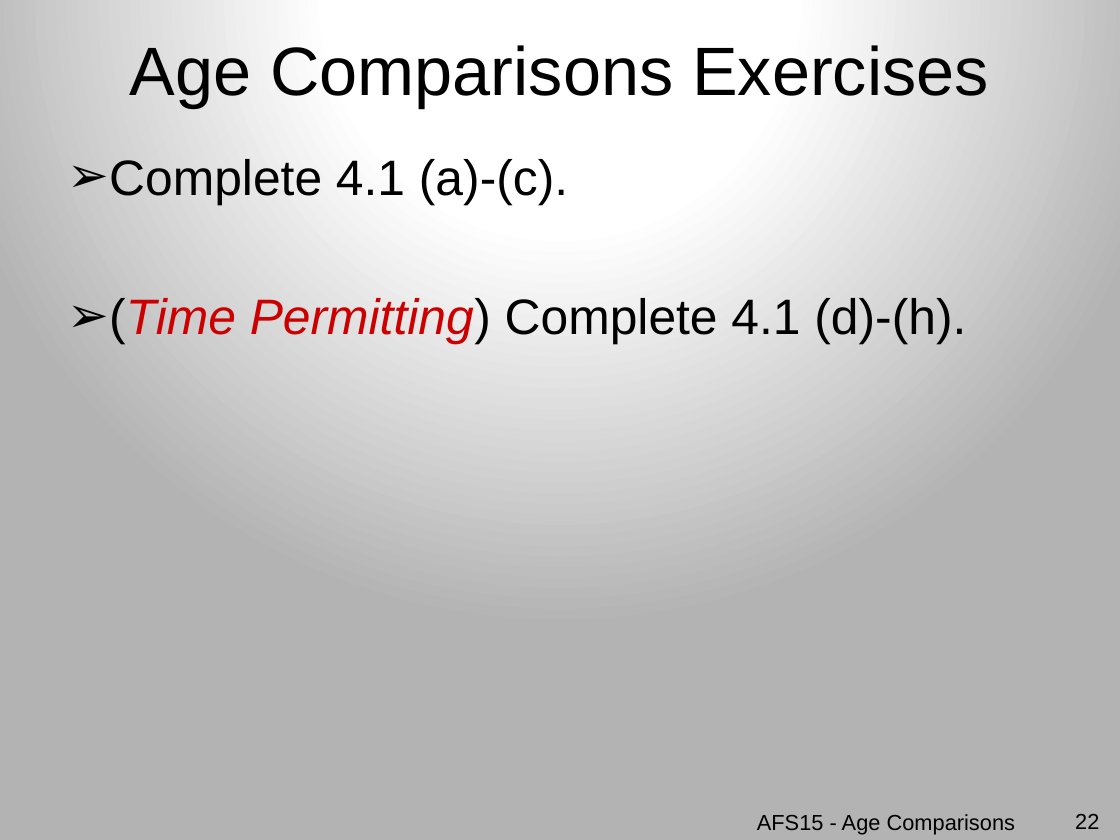
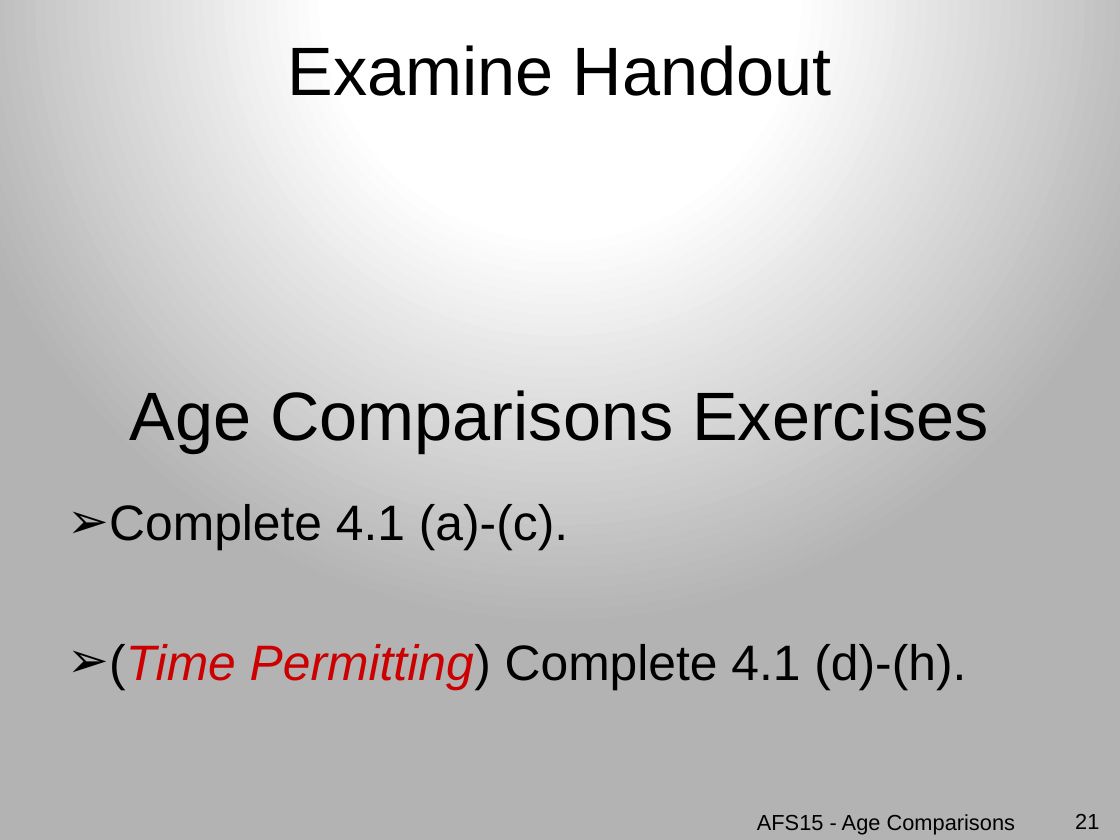
Before and after one commit to droglenc/AFSPortland2015, a slide deck: slide 21 of Slides/01_AgeComparisons.pptx (slide 22 before the commit). Drawn at 1120x840 pixels with LibreOffice and Linux fonts; fonts in the diff are those of the drawing. Boxes give left, top, right and bottom in pixels: in the first picture for what was removed or moved away, otherwise in the second. Text is boxed around its words. In the diff, an @@ line names an element or a change of style, - is before the commit and + after.

Commit message:
Adjustments to both ALK ppt and handouts

```diff
--- a/Slides/01_AgeComparisons.pptx
+++ b/Slides/01_AgeComparisons.pptx
@@ title at (288, 45, 832, 96): text changed @@
-Age Comparisons Exercises
+Examine Handout
@@ text added at (130, 390, 989, 453), 44 pt, text #000000 @@
+Age Comparisons Exercises
@@ text "Complete 4.1 (a)-(c).": place and size @@
-text "Complete 4.1 (a)-(c)." at (109, 159, 966, 345)
+text "Complete 4.1 (a)-(c)." at (109, 504, 966, 690)
@@ page number at (1075, 814, 1099, 829): text changed @@
-22
+21
```
Also in this commit, not shown: 1 slide removed, 7 other files.
